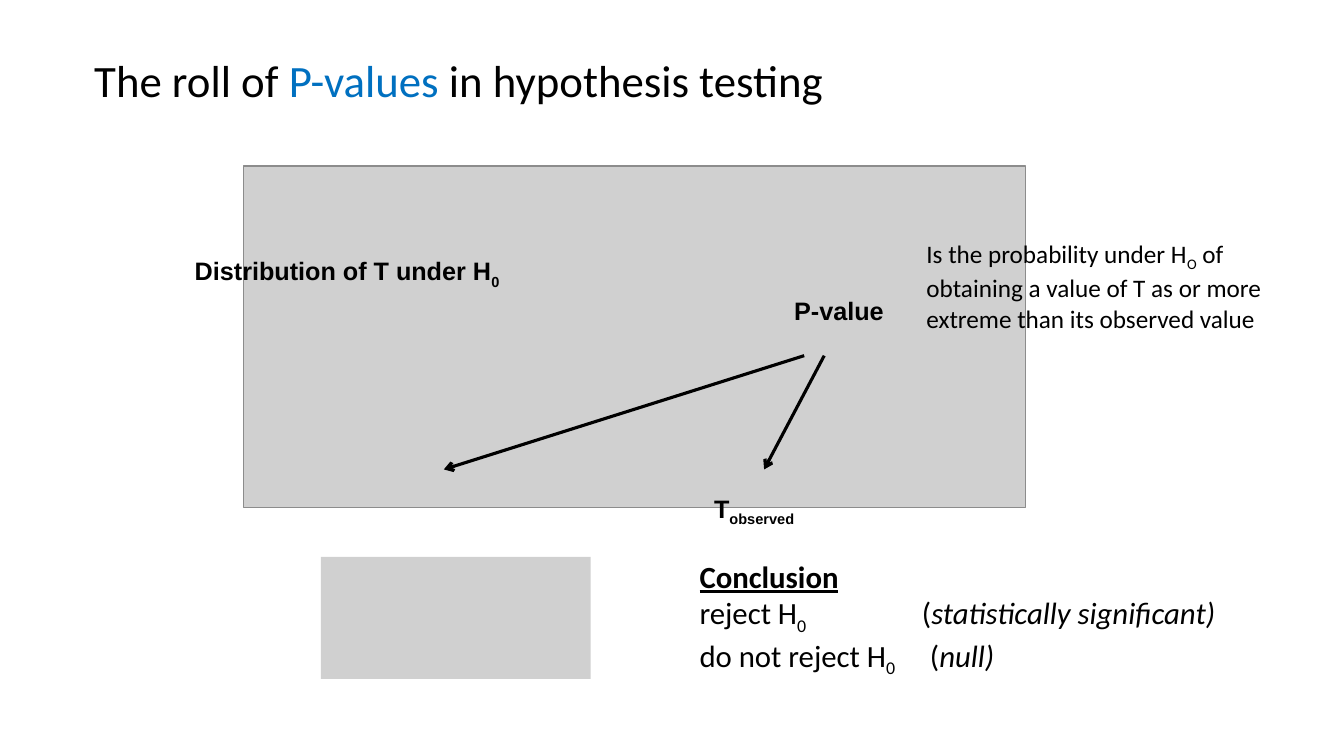
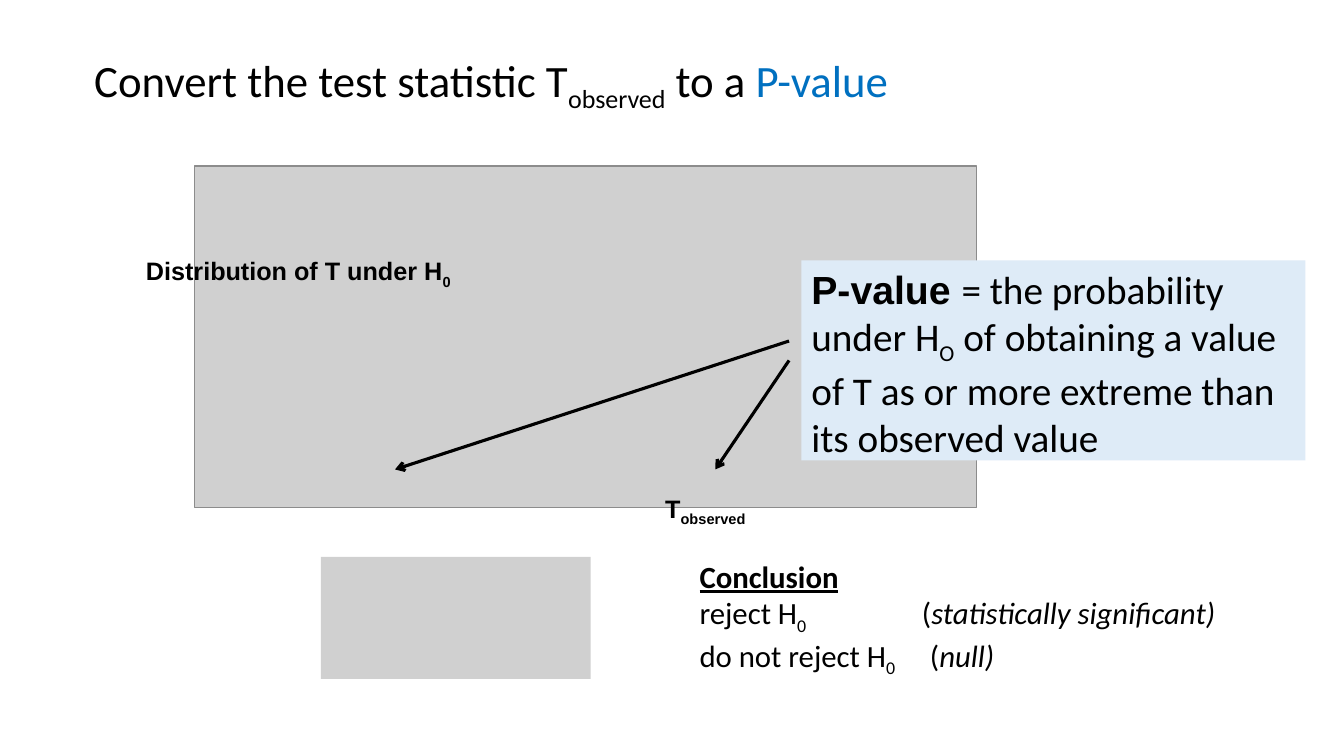
Before and after one commit to USCbiostats/LAsBEST, a slide deck: slide 11 of google-drive/week02/2Tues/1_lasbest-hypothesis-testing.pptx (slide 10 before the commit). Drawn at 1344x756 pixels with LibreOffice and Linux fonts; fonts in the diff are those of the drawing; grey boxes stand for pictures; background and template pictures are left out. Boxes give left, top, right and bottom in pixels: in the first picture for what was removed or moved away, otherwise in the second. Text is boxed around its words. In the diff, an @@ line names an element or a change of style, - is before the commit and + after.

```diff
--- a/google-drive/week02/2Tues/1_lasbest-hypothesis-testing.pptx
+++ b/google-drive/week02/2Tues/1_lasbest-hypothesis-testing.pptx
@@ text at (x1=94, y1=66, x2=888, y2=98): text changed @@
-The roll of P-values in hypothesis testing
+Convert the test statistic Tobserved to a P-value
@@ rectangle "P-value = the probability under ..." resized from (x1=926, y1=242, x2=1261, y2=334) to (x1=802, y1=260, x2=1306, y2=461) @@
@@ rectangle "P-value = the probability under ..." at (x1=802, y1=260, x2=1306, y2=461): fill none to #DEEBF7 @@
@@ text in rectangle at (x1=811, y1=275, x2=1276, y2=462): text changed; size 18 to 28 pt @@
-Is the probability under HO of
-obtaining a value of T as or more
-extreme than its observed value
+P-value = the probability under HO of obtaining a value of T as or more extreme than its observed value
@@ text removed at (x1=794, y1=301, x2=884, y2=321) @@
-P-value
@@ arrow moved from (805, 356) - (444, 470) to (789, 341) - (395, 470) @@
@@ arrow moved from (825, 356) - (764, 470) to (789, 361) - (716, 470) @@
@@ 2 texts, 1 picture moved together from (x1=195, y1=166, x2=1026, y2=529) to (x1=146, y1=166, x2=977, y2=529) @@
```
Also in this commit, not shown: 7 other slides changed, 2 slides added, 4 slides removed, 1 other file.
